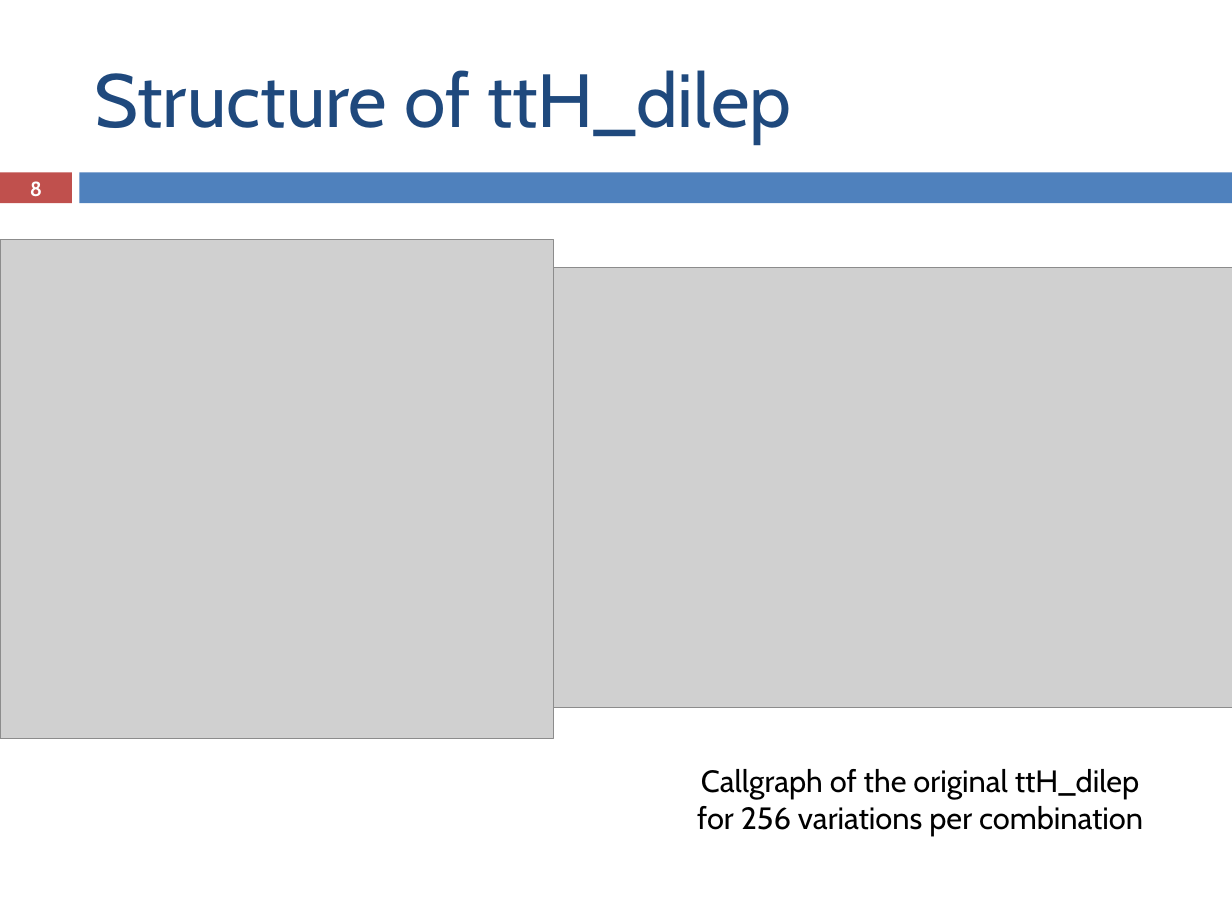
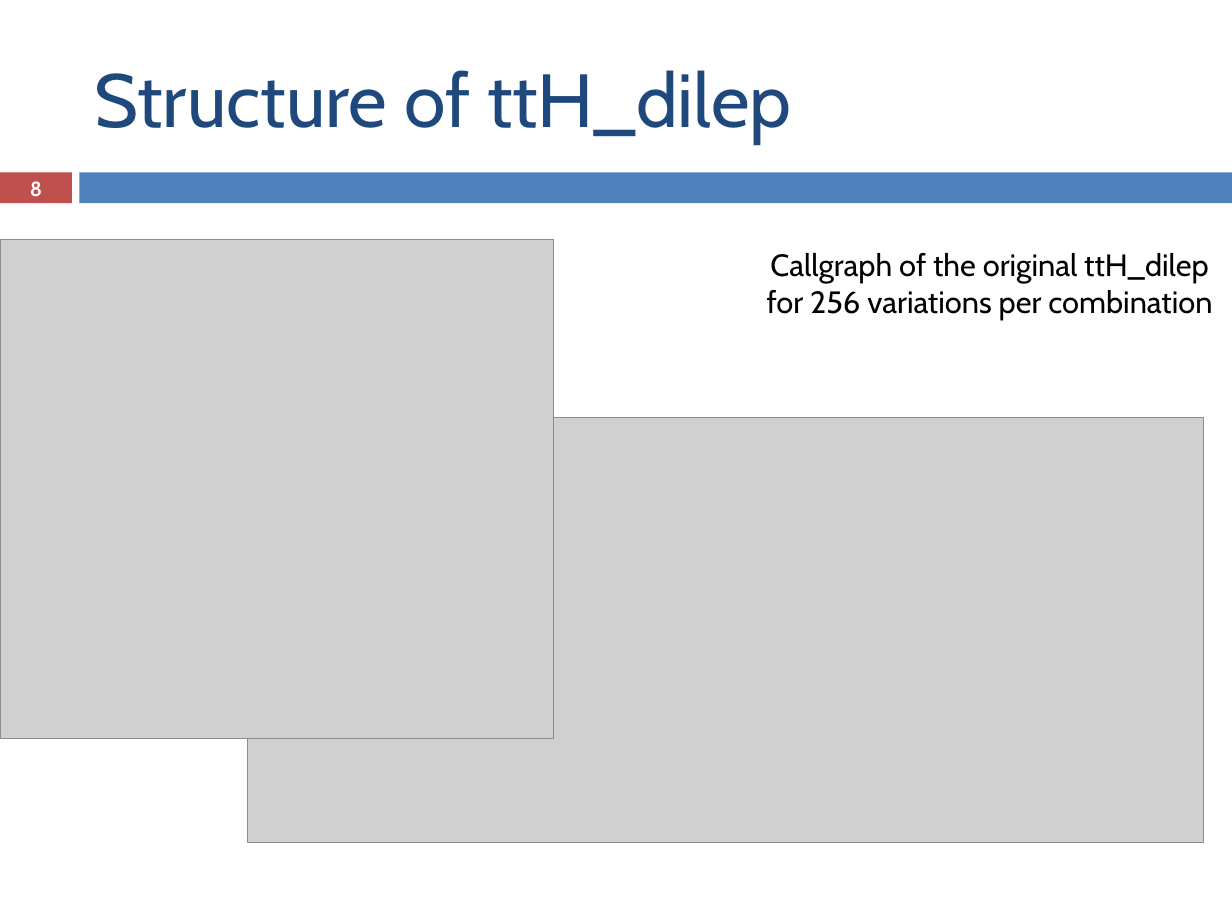
Before and after one commit to ampereira/mscthesis-liptool, a slide deck: slide 8 of doc/partial presentation/partial_presentation.pptx. Drawn at 1232x924 pixels with LibreOffice and Linux fonts; fonts in the diff are those of the drawing; grey boxes stand for pictures. Boxes give left, top, right and bottom in pixels: in the first picture for what was removed or moved away, otherwise in the second. Text is boxed around its words. In the diff, an @@ line names an element or a change of style, - is before the commit and + after.

```diff
--- a/doc/partial presentation/partial_presentation.pptx
+++ b/doc/partial presentation/partial_presentation.pptx
@@ text "Callgraph of the original ttH_dilep ...": place and size @@
-text "Callgraph of the original ttH_dilep ..." at [697, 769, 1143, 835]
+text "Callgraph of the original ttH_dilep ..." at [767, 253, 1212, 319]
@@ picture removed at [553, 267, 1232, 707] @@
@@ picture added at [248, 418, 1204, 843] @@
```
Also in this commit, not shown: 1 other slide changed, 1 slide removed, 3 other files.
